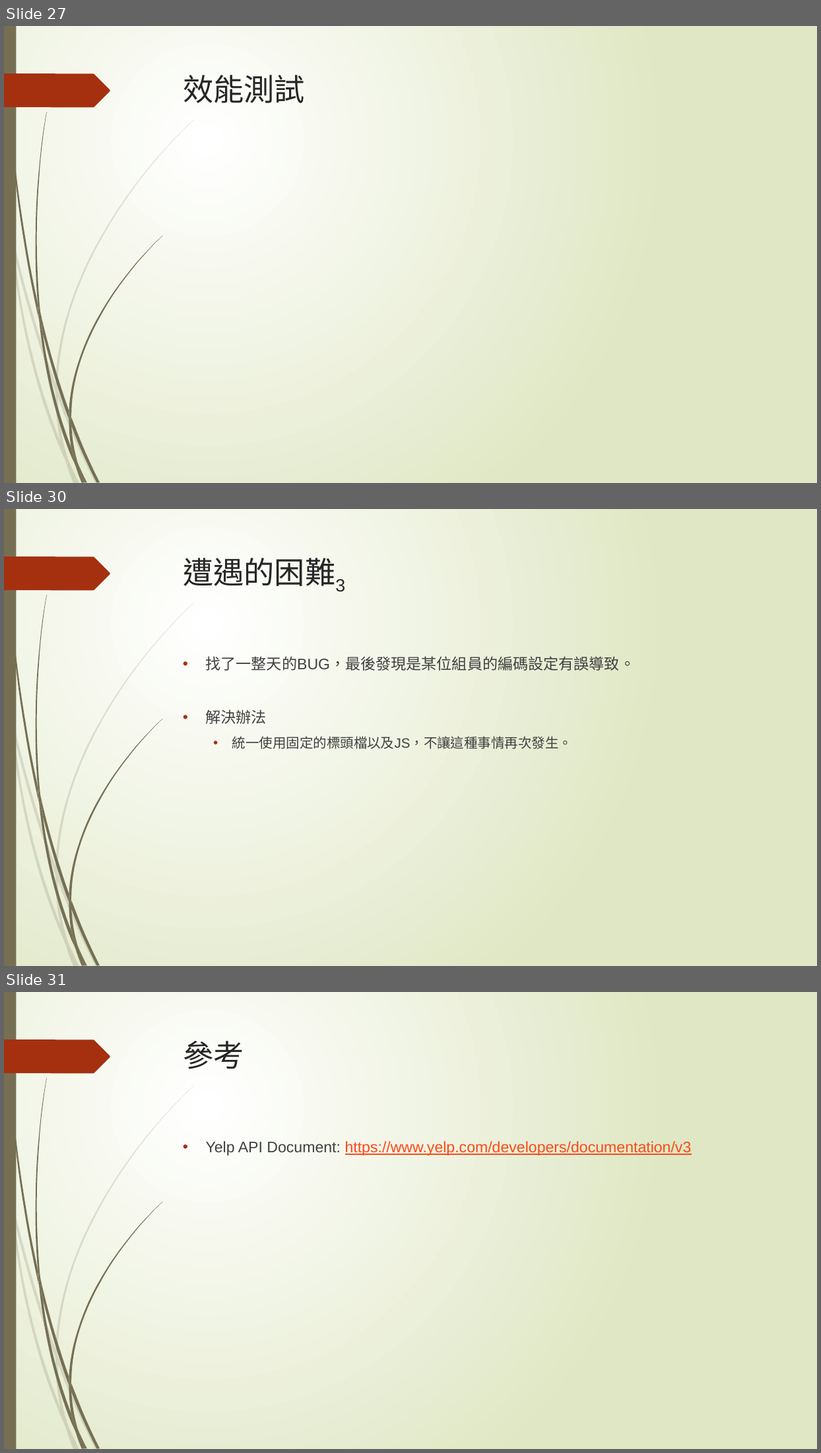
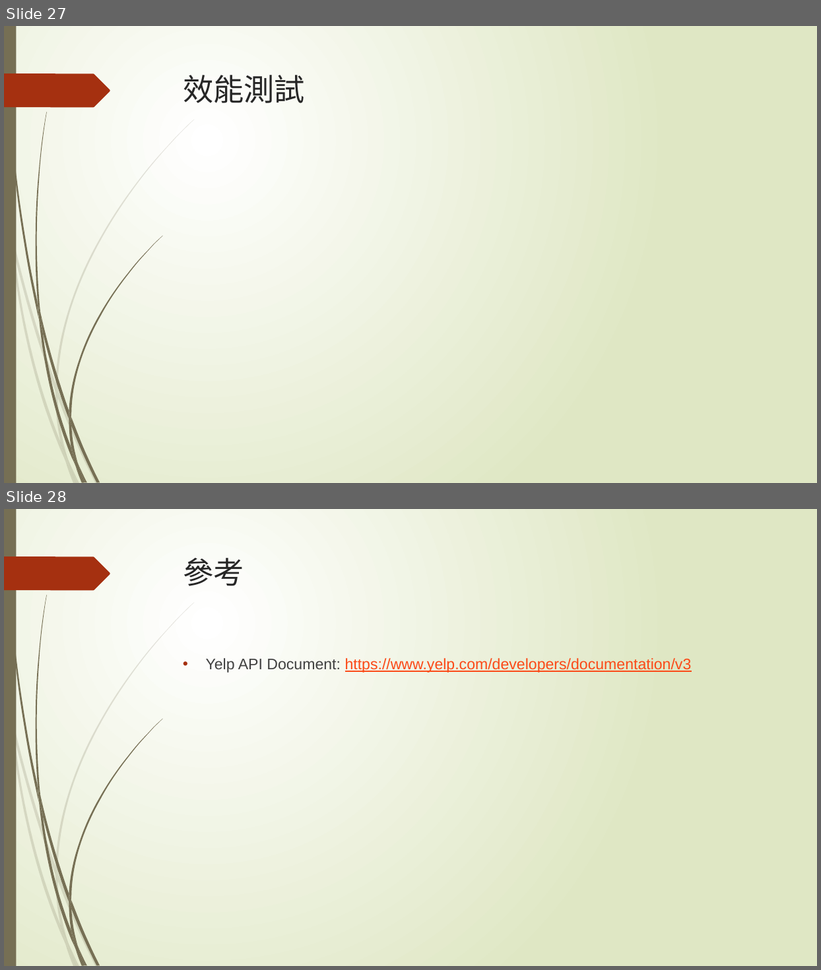
Before and after one commit to penut85420/WBSE_Project, a slide deck: 其他/YelpBlaBla.pptx. Shown one above the other, each under a label of ours: slides 27, 30 and 31 before the commit, slides 27 and 28 after it; the slides between them are not shown. The pictures are 821x1453 and 821x970 pixels, drawn with LibreOffice and Linux fonts; fonts in the diff are those of the drawing. Boxes give left, top, right and bottom in pixels: in the first picture for what was removed or moved away, otherwise in the second. Text is boxed around its words. In the diff, an @@ line names an element or a change of style, - is before the commit and + after.

```diff
--- a/其他/YelpBlaBla.pptx
+++ b/其他/YelpBlaBla.pptx
@@ slide 30 removed at box(4, 509, 817, 966), background gradient #FFFFFF to #DFE8C4; not listed: 24 template elements that a slide beside it also shows @@
@@ title removed at box(183, 558, 345, 592) @@
-遭遇的困難3
@@ text removed at box(206, 656, 636, 749) @@
-• 找了一整天的BUG，最後發現是某位組員的編碼設定有誤導致。
-• 解決辦法
-  • 統一使用固定的標頭檔以及JS，不讓這種事情再次發生。
@@ what was slide 31 is now slide 28 @@
```
Also in this commit, not shown: 4 slides changed, 2 other slides removed, 5 other files.
